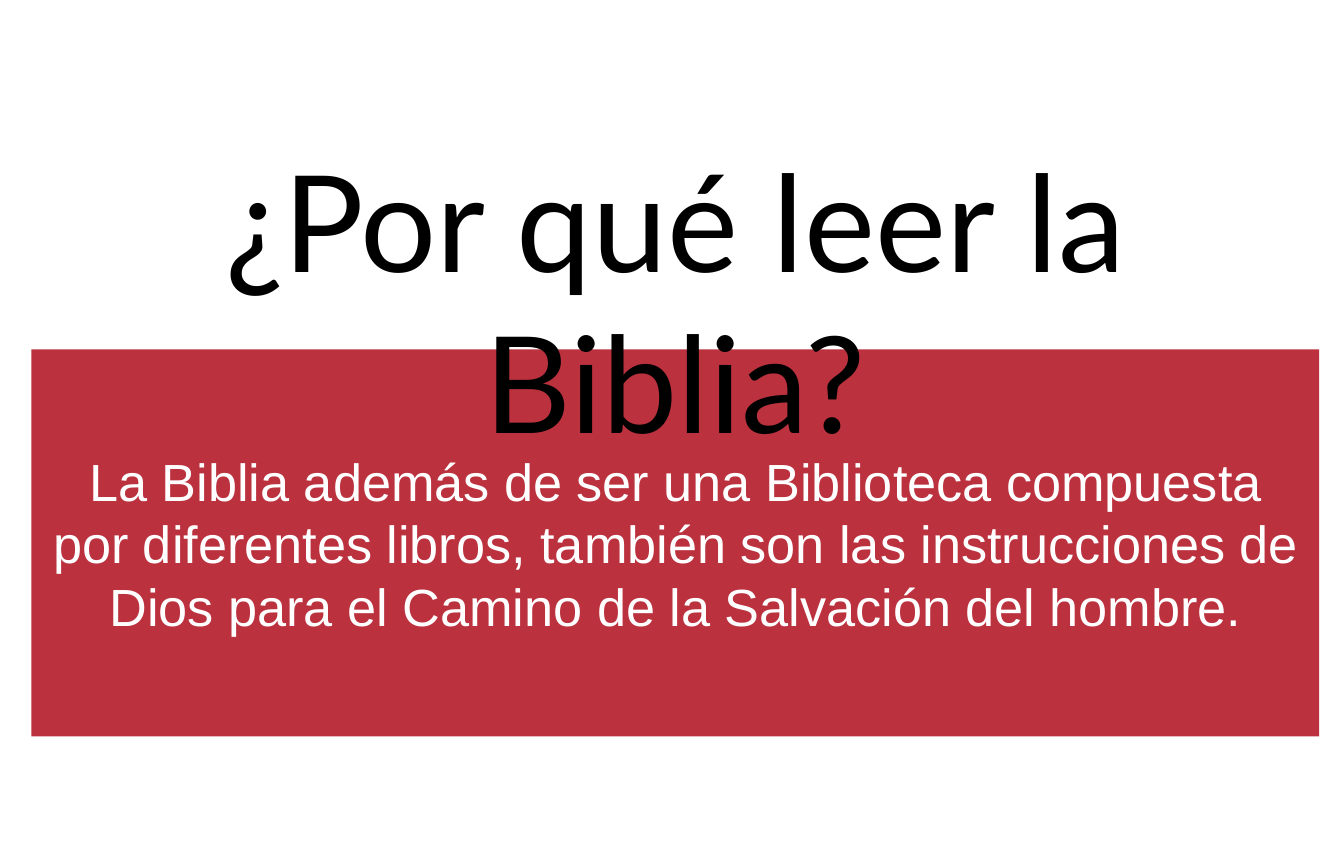
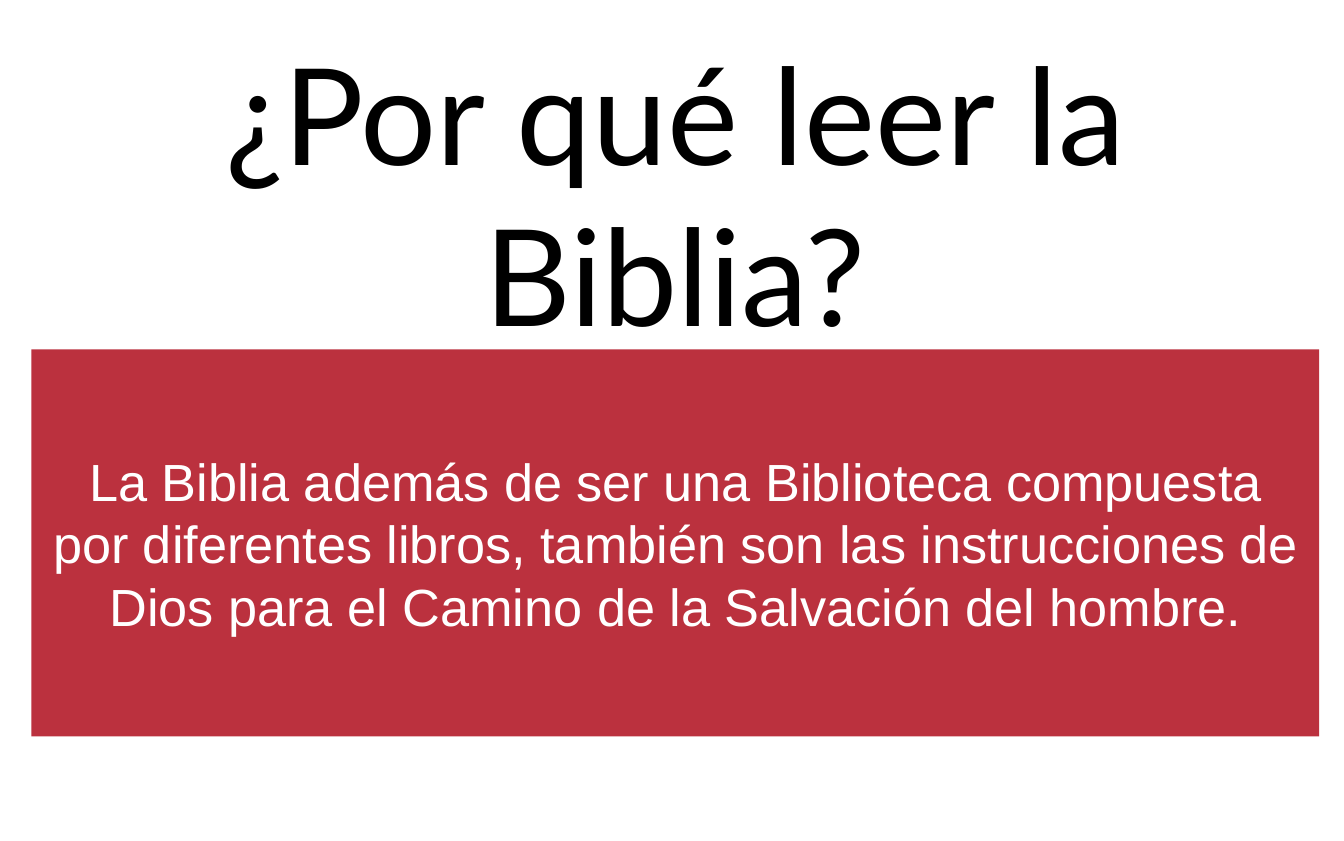
Before and after one commit to CreyTuning/documents, a slide deck: slide 18 of slideshow/Estudios Biblicos/1-Biblia.pptx. Drawn at 1344x841 pixels with LibreOffice and Linux fonts; fonts in the diff are those of the drawing; background and template pictures are left out. Boxes give left, top, right and bottom in pixels: in the first picture for what was removed or moved away, otherwise in the second. Text is boxed around its words. In the diff, an @@ line names an element or a change of style, - is before the commit and + after.

```diff
--- a/slideshow/Estudios Biblicos/1-Biblia.pptx
+++ b/slideshow/Estudios Biblicos/1-Biblia.pptx
@@ text "¿Por qué leer la Biblia?" rewrapped from [225, 173, 1126, 434] to [225, 66, 1126, 350] @@
```
Also in this commit, not shown: 13 other slides changed, 2 other files.
